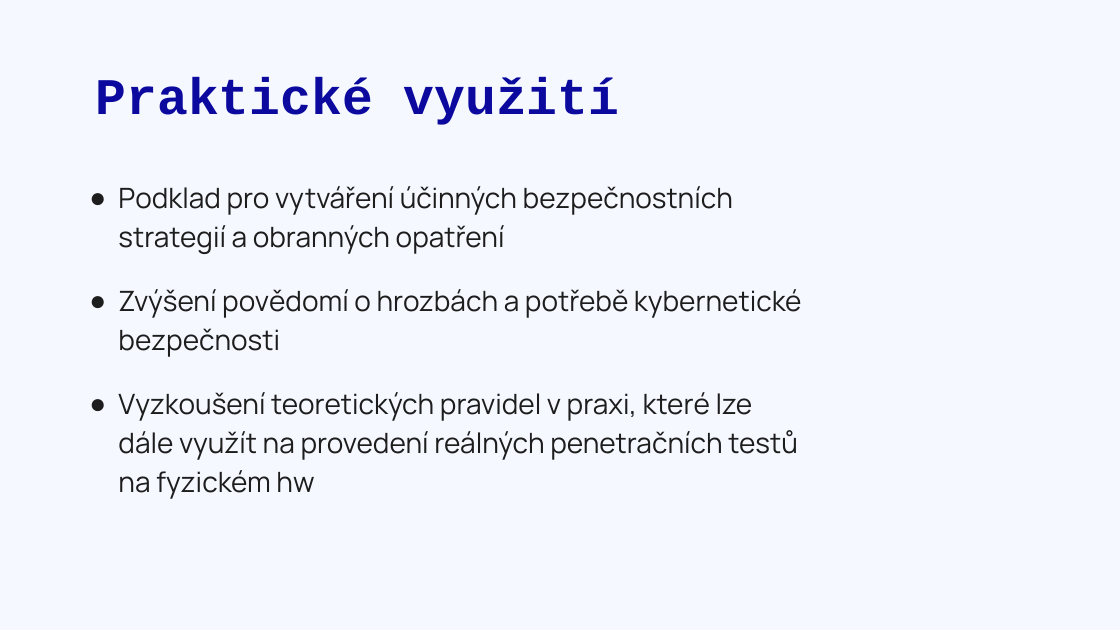
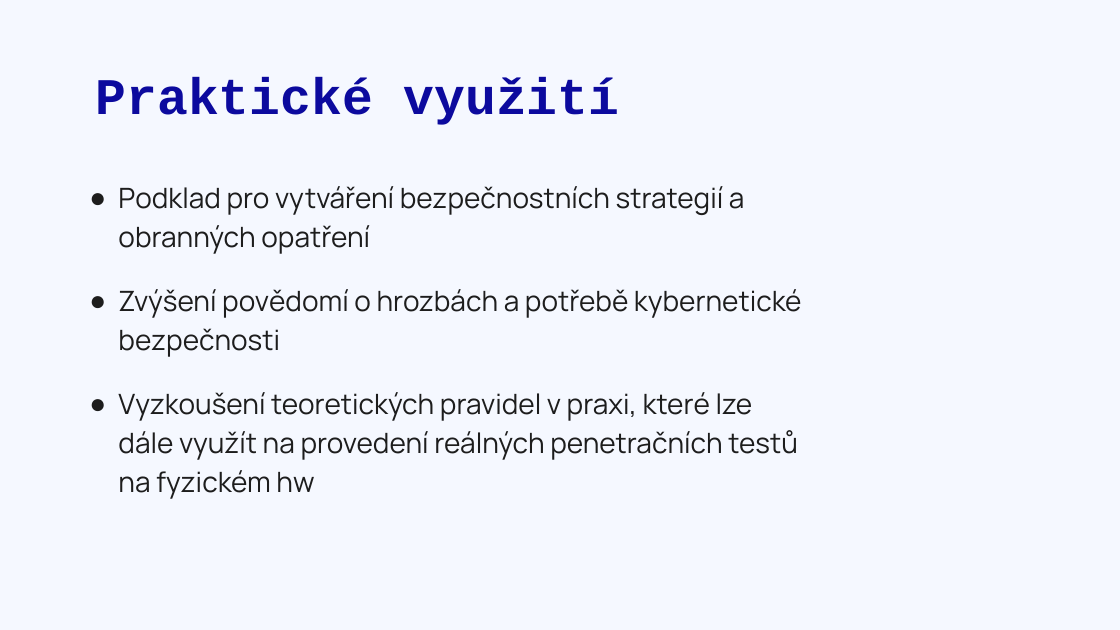
Before and after one commit to CookieKGcz/Dlouhodobka, a slide deck: slide 10 of ~~Dlouhodobka~~/DOCX/Odevzdáno/Útoky_typu_DoS.pptx (slide 7 before the commit). Drawn at 1120x630 pixels with LibreOffice and Linux fonts; fonts in the diff are those of the drawing. Boxes give left, top, right and bottom in pixels: in the first picture for what was removed or moved away, otherwise in the second. Text is boxed around its words. In the diff, an @@ line names an element or a change of style, - is before the commit and + after.

```diff
--- a/~~Dlouhodobka~~/DOCX/Odevzdáno/Útoky_typu_DoS.pptx
+++ b/~~Dlouhodobka~~/DOCX/Odevzdáno/Útoky_typu_DoS.pptx
@@ text at (118, 186, 745, 254): text changed @@
-● Podklad pro vytváření účinných bezpečnostních strategií a obranných opatření
+● Podklad pro vytváření bezpečnostních strategií a obranných opatření
```
Also in this commit, not shown: 5 other slides changed, 4 slides added, 14 other files.
